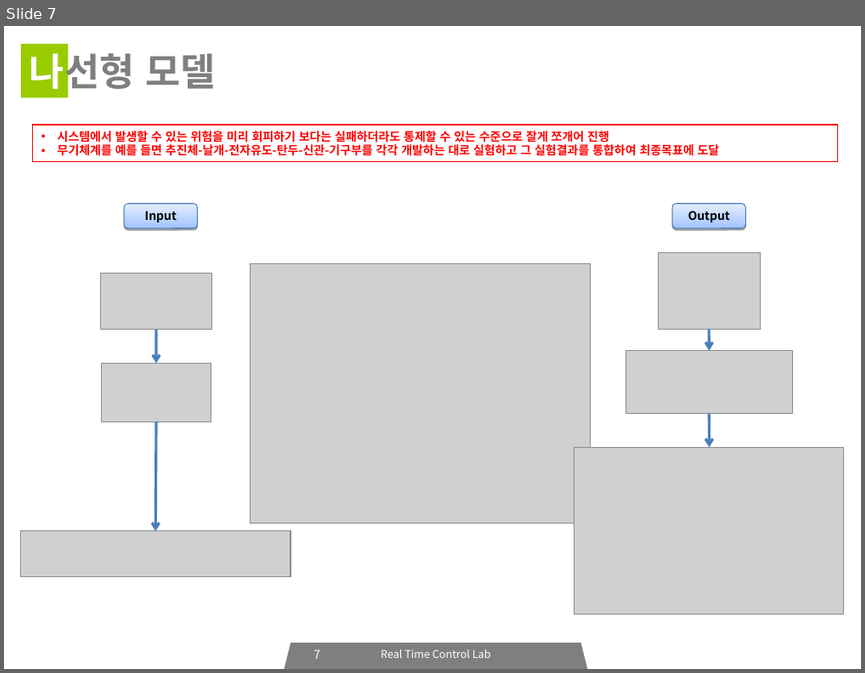
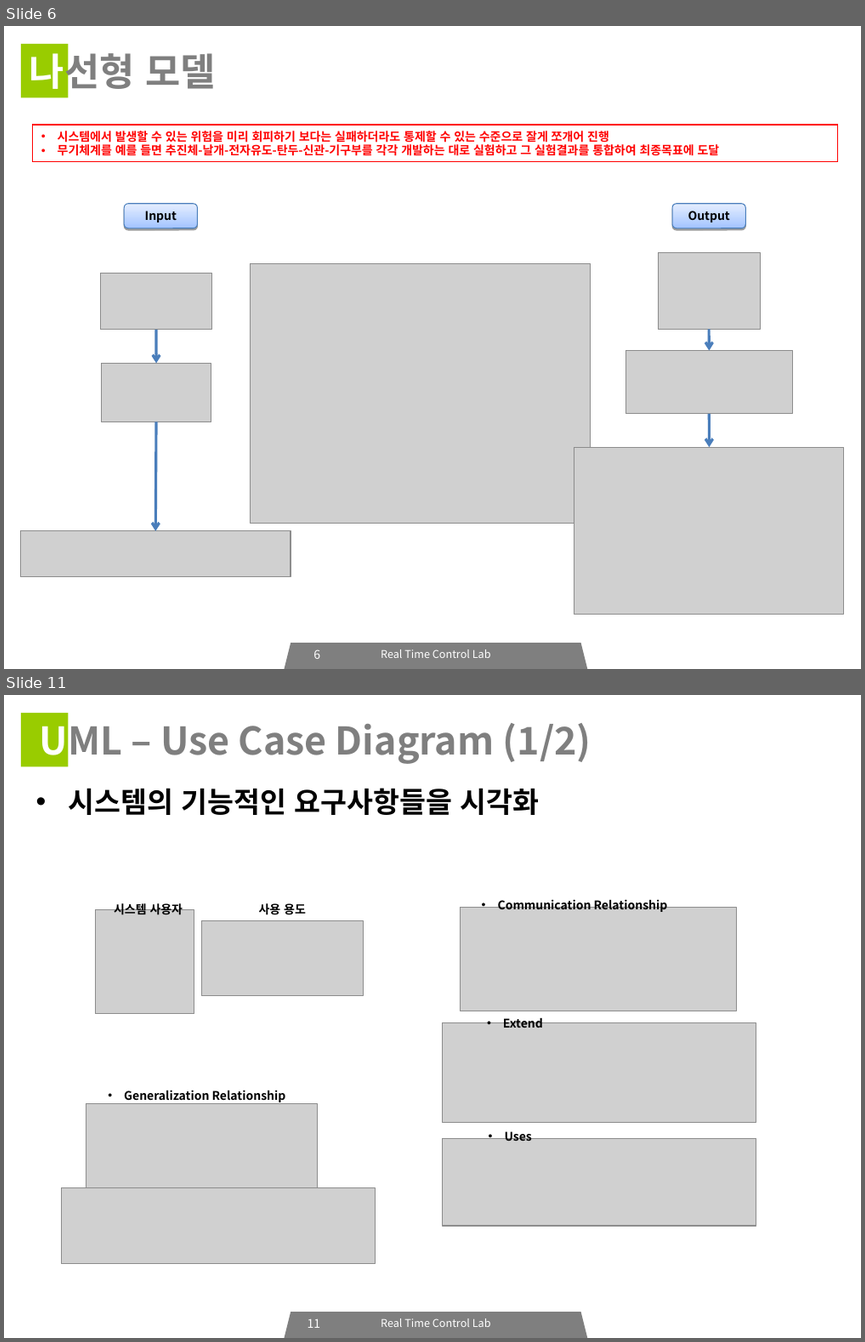
Before and after one commit to icarosss/RTCLAB, a slide deck: RTCLAB_세미나_03.ppt. Shown one above the other, each under a label of ours: slide 7 before the commit, slides 6 and 11 after it; the slides between them are not shown. The pictures are 865x673 and 865x1342 pixels, drawn with LibreOffice and Linux fonts; fonts in the diff are those of the drawing; grey boxes stand for pictures. Boxes give left, top, right and bottom in pixels: in the first picture for what was removed or moved away, otherwise in the second. Text is boxed around its words. In the diff, an @@ line names an element or a change of style, - is before the commit and + after.

```diff
--- a/RTCLAB_세미나_03.ppt
+++ b/RTCLAB_세미나_03.ppt
@@ slide 11 added at box(4, 695, 861, 1338), background #FFFFFF; not listed: 3 template elements that a slide beside it also shows @@
@@ title added at box(40, 716, 591, 765), 32 pt, text #7F7F7F, bold @@
+UML – Use Case Diagram (1/2)
@@ text added at box(68, 788, 539, 815), 24 pt, text #000000, bold @@
+• 시스템의 기능적인 요구사항들을 시각화
@@ text added at box(498, 897, 668, 912), 10 pt, text #000000, bold @@
+• Communication Relationship
@@ picture added at box(95, 909, 194, 1014) @@
@@ text added at box(114, 902, 183, 915), 10 pt, text #000000, bold @@
+시스템 사용자
@@ picture added at box(201, 920, 363, 995) @@
@@ text added at box(259, 903, 306, 915), 10 pt, text #000000, bold @@
+사용 용도
@@ picture added at box(460, 907, 736, 1011) @@
@@ picture added at box(442, 1023, 756, 1123) @@
@@ text added at box(503, 1015, 543, 1027), 10 pt, text #000000, bold @@
+• Extend
@@ text added at box(124, 1089, 286, 1102), 10 pt, text #000000, bold @@
+• Generalization Relationship
@@ picture added at box(86, 1104, 317, 1208) @@
@@ picture added at box(442, 1138, 756, 1225) @@
@@ text added at box(505, 1129, 532, 1140), 10 pt, text #000000, bold @@
+• Uses
@@ picture added at box(62, 1188, 375, 1262) @@
@@ page number added at box(307, 1319, 321, 1327), 10 pt, text #FFFFFF @@
+11
@@ what was slide 7 is now slide 6 @@
@@ page number at box(313, 649, 320, 658): text changed @@
-7
+6
```
Also in this commit, not shown: 7 slides changed, 8 other slides added, 7 slides removed, 2 other files.
